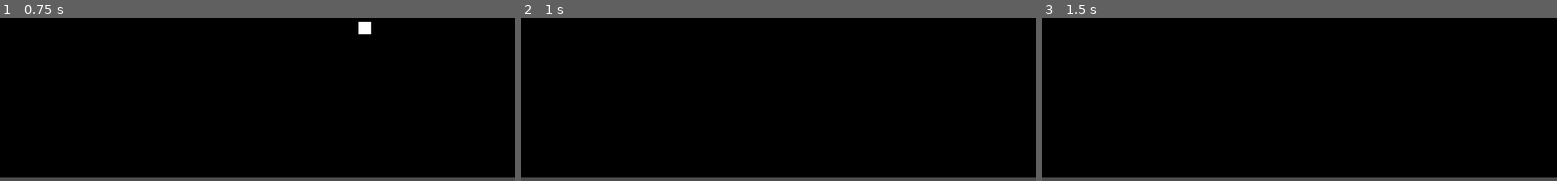
Above: before the commit, frames 1-3 (left to right).
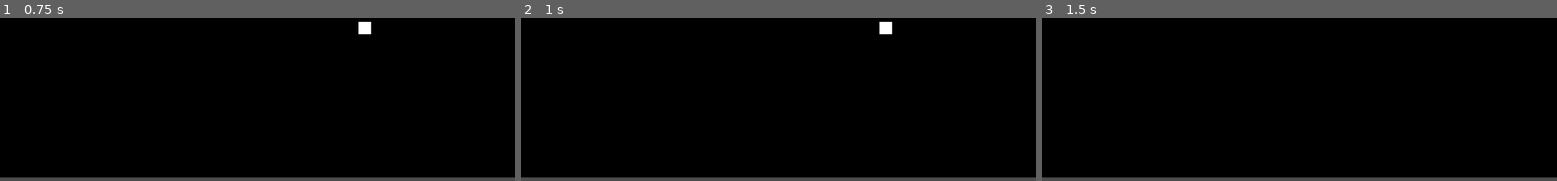
Above: after the commit, the same moments.

Repository: OnatGuriz/Conrads_Game_Of_Life
Game: Godot game, scene res://root_node.tscn
Two runs of this game, one before a commit and one after it. Both use one fixed random seed, a clock stepped at 60 frames per second and the inputs below.
Inputs (mouse positions are in pixels of both pictures, inside the frame that each line leads up to):
- Up to frame 1 (0.75 s): tap Enter at 0.5 s; move the mouse to (370, 22) at 0.52 s; click (370, 22) at 0.67 s
- Up to frame 2 (1 s): tap Space at 0.77 s
- Up to frame 3 (1.5 s): tap Space at 1.25 s; move the mouse to (1196, 50) at 1.27 s; click (1196, 50) at 1.42 s

Frame 1 is identical in both runs. In frame 2, 0.2% of the frame differs, in the area x 69-73%, y 2-11%; in frame 3, nothing differs.

Commit message:
game logic fix
fixed a logic bug small performance upgrade

Diff:
--- a/tile_map_layer.gd
+++ b/tile_map_layer.gd
@@ -2,11 +2,15 @@
 # The variables of the tilemaps on the atlas
 const alive_cell = Vector2i(1,1)
 const dead_cell = Vector2i(4,1)
+var cells_to_be_killed = []
+var cells_to_be_spawned = []
+var candidate_cells = []
 
 # Atlas coordinates of every alive cell on the grid
 var alive_cell_ids = []
 var time_elapsed:float = 0;
 var game_ready = false
+var alive_neighbours
 const neighbour_index = [Vector2i(-1,-1), Vector2i(0,-1), Vector2i(-1,0), Vector2i(1,-1),
 						Vector2i(-1,1), Vector2i(1,0), Vector2i(0,1), Vector2i(1,1) ]
 
@@ -20,11 +24,11 @@
 
 #gets the dead cells that can possibly become alive with reproduction
 func get_candidate_dead_cells():
-	var candidate_cells = []
 	for pos in alive_cell_ids:
 		for vec in neighbour_index:
 			if ((pos + vec) not in  alive_cell_ids):
-				candidate_cells.append(pos+vec)
+				if (not (candidate_cells.has(pos +vec))) :
+					candidate_cells.append(pos+vec)
 	return candidate_cells
 
 func kill_cell(pos):
@@ -37,18 +41,25 @@
 
 
 func run_game():
+	candidate_cells = get_candidate_dead_cells()
 	for pos in alive_cell_ids:
+		alive_neighbours = get_alive_neighbor_count(pos)
 		#death by underpopulation
-		if(get_alive_neighbor_count(pos) < 2):
-			kill_cell(pos)
+		if(alive_neighbours < 2):
+			cells_to_be_killed.append(pos)
 		#death by overpopulation
-		elif(get_alive_neighbor_count(pos) > 3):
-			kill_cell(pos)
-	var candidates = get_candidate_dead_cells()
-	for candidate in candidates:
+		elif(alive_neighbours > 3):
+			cells_to_be_killed.append(pos)
+	for candidate in candidate_cells:
 		if(get_alive_neighbor_count(candidate) == 3):
-			spawn_cell(candidate)
-
+			cells_to_be_spawned.append(candidate)
+	for cell in cells_to_be_killed:
+		kill_cell(cell)
+	for cell in cells_to_be_spawned:
+		spawn_cell(cell)
+	cells_to_be_killed.clear()
+	cells_to_be_spawned.clear()
+	candidate_cells.clear()
 
 # Method to update cell type it will flip the cell type
 func cell_pressed(pos):
@@ -64,8 +75,9 @@
 
 # runs one step of the game every 0.1 seconds
 func _process(delta: float) -> void:
-	if(time_elapsed < 0.1):
-		time_elapsed += delta
-	if(time_elapsed > 0.1 and game_ready):
-		run_game()
-		time_elapsed = 0
+	if  game_ready:
+		if(time_elapsed < 0.5):
+			time_elapsed += delta
+		if time_elapsed > 0.5:
+			run_game()
+			time_elapsed = 0
Not shown, added: roo222.tmp
Not shown, added: roo27FA.tmp
Not shown, added: rooE67C.tmp
